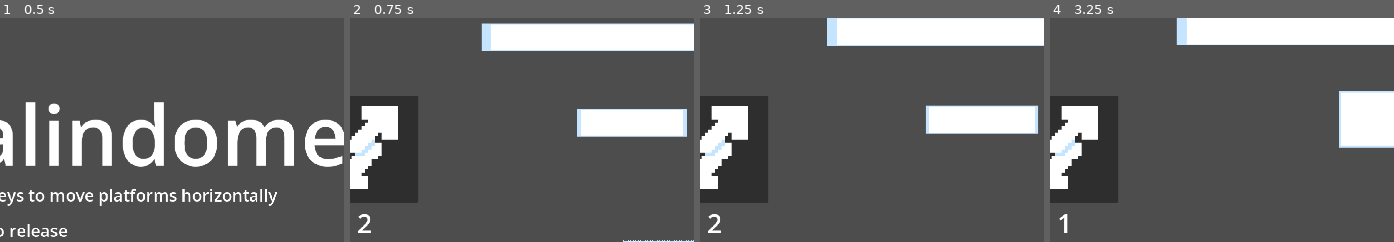
Above: before the commit, frames 1-4 (left to right).
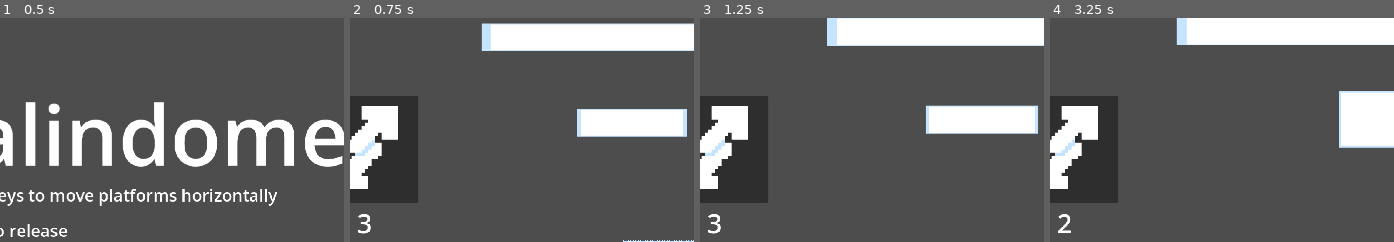
Above: after the commit, the same moments.

Repository: nullishew/game-jam-palindome
Game: Godot game, scene res://scenes/menu.tscn
Same seed, same stepped clock (60 frames per second), same inputs: the game is played once before the commit and once after it.
Inputs:
- Up to frame 1 (0.5 s): no input
- Up to frame 2 (0.75 s): click "Start" at 0.5 s
- Up to frame 3 (1.25 s): no input
- Up to frame 4 (3.25 s): tap Enter (ui_accept) at 1.25, 1.52, 2.27 s; hold Right (ui_right) 1.28-2.03 s; hold Left (ui_left) 2.03-2.78 s; hold Right (ui_right) from 2.78 s (still down)
The pictures show only the part of the screen within x 11-61%, y 2-52%; the shares and areas given below are measured in that part.

Frame 1 is identical in both runs. In frame 2, 0.1% of the frame differs, in the area x 2-7%, y 87-97%; in frame 3, 0.1%; in frame 4, 0.2%, in the area x 2-7%, y 87-96%.

Commit message:
made game infinite

Diff:
--- a/scenes/game_over.tscn
+++ b/scenes/game_over.tscn
@@ -2,51 +2,64 @@
 
 [ext_resource type="Script" uid="uid://bq3w7qf1oq40d" path="res://scripts/game_over.gd" id="1_xeevv"]
 
-[node name="GameOver" type="CanvasLayer" unique_id=1361454001 node_paths=PackedStringArray("win_label", "lose_label", "menu_btn", "replay_btn")]
+[node name="GameOver" type="CanvasLayer" unique_id=1361454001 node_paths=PackedStringArray("turn_count_label", "menu_btn", "replay_btn")]
 script = ExtResource("1_xeevv")
-win_label = NodePath("Win Label")
-lose_label = NodePath("Lose Label")
+turn_count_label = NodePath("Label2")
 menu_btn = NodePath("Menu Button")
 replay_btn = NodePath("Replay Button")
 
 [node name="Lose Label" type="Label" parent="." unique_id=1809826703]
-visible = false
 anchors_preset = 10
 anchor_right = 1.0
 offset_bottom = 549.0
 grow_horizontal = 2
-theme_override_font_sizes/font_size = 200
+theme_override_font_sizes/font_size = 150
 text = "faaaack
 / (T_T) \\"
-horizontal_alignment = 1
-
-[node name="Win Label" type="Label" parent="." unique_id=1219819614]
-visible = false
-anchors_preset = 10
-anchor_right = 1.0
-offset_bottom = 549.0
-grow_horizontal = 2
-theme_override_font_sizes/font_size = 200
-text = "heheheha
-grrrrr"
 horizontal_alignment = 1
 
 [node name="Replay Button" type="Button" parent="." unique_id=713294060]
 anchors_preset = -1
 anchor_right = 0.15260416
 anchor_bottom = 0.16296296
-offset_left = 889.0
-offset_top = 596.0
-offset_right = 897.0
-offset_bottom = 604.0
+offset_left = 1053.0
+offset_top = 741.0
+offset_right = 1061.0
+offset_bottom = 749.0
 theme_override_font_sizes/font_size = 40
 text = "Replay"
 metadata/_edit_use_anchors_ = true
 
 [node name="Menu Button" type="Button" parent="." unique_id=1082587947]
-offset_left = 894.0
-offset_top = 825.0
-offset_right = 1151.0
-offset_bottom = 990.0
+offset_left = 595.0
+offset_top = 746.0
+offset_right = 852.0
+offset_bottom = 911.0
 theme_override_font_sizes/font_size = 40
 text = "Menu"
+
+[node name="Label" type="Label" parent="." unique_id=1800810477]
+anchors_preset = 14
+anchor_top = 0.5
+anchor_right = 1.0
+anchor_bottom = 0.5
+offset_top = -68.5
+offset_bottom = 68.5
+grow_horizontal = 2
+grow_vertical = 2
+theme_override_font_sizes/font_size = 60
+text = "your monstrosity lasted"
+horizontal_alignment = 1
+
+[node name="Label2" type="Label" parent="." unique_id=1050749010]
+anchors_preset = 14
+anchor_top = 0.5
+anchor_right = 1.0
+anchor_bottom = 0.5
+offset_top = 44.0
+offset_bottom = 181.0
+grow_horizontal = 2
+grow_vertical = 2
+theme_override_font_sizes/font_size = 100
+text = "67 turns"
+horizontal_alignment = 1
--- a/scripts/game.gd
+++ b/scripts/game.gd
@@ -19,7 +19,6 @@
 @export var invert_count_container: Control
 
 
-var _unused_pieces: Array[PieceSpawnConfig]
 var _piece_sequence: Array[PieceSpawnConfig] = []
 var _curr_piece_index: int = 0
 var _placed_pieces: Array[Piece] = []
@@ -68,7 +67,7 @@
 				return
 			resize_platforms()
 			_turn_count += 1
-			invert_count_label.text = str(wrap(-_turn_count, 0, 3))
+			invert_count_label.text = str(1 + wrap(-_turn_count, 0, 3))
 			if !_held_piece:
 				call_deferred("spawn_piece")
 		GameState.PLACE:
@@ -76,22 +75,19 @@
 		GameState.INVERT:
 			_place_timer = min_place_time
 			invert_count_container.modulate = Color(1, 0, 0, 0.5)
+			invert_count_label.visible = false
 			invert()
-		GameState.WIN:
-			GameManager.is_win = true
-			SceneManager.open_game_over_menu()
-			# print("you win")
 		GameState.LOSE:
-			GameManager.is_win = false
+			GameManager.turns_survived = _turn_count
 			SceneManager.open_game_over_menu()
 			# print("you lose")
-			pass
 	_state = state
 
 func _exit_state(state: GameState):
 	match state:
 		GameState.INVERT:
 			invert_count_container.modulate = Color(1, 1, 1, 1)
+			invert_count_label.visible = true
 
 func _physics_process(delta: float) -> void:
 	update_platform_size(delta)
--- a/scripts/game_manager.gd
+++ b/scripts/game_manager.gd
@@ -2,4 +2,4 @@
 
 var game: Game
 
-var is_win: bool = false
+var turns_survived: int
--- a/scripts/game_over.gd
+++ b/scripts/game_over.gd
@@ -1,7 +1,6 @@
 extends CanvasLayer
 
-@export var win_label: Label
-@export var lose_label: Label
+@export var turn_count_label: Label
 @export var menu_btn: Button
 @export var replay_btn: Button
 
@@ -9,9 +8,4 @@
 func _ready() -> void:
 	menu_btn.pressed.connect(SceneManager.open_start_menu)
 	replay_btn.pressed.connect(SceneManager.start_game)
-	if GameManager.is_win:
-		lose_label.visible = false
-		win_label.visible = true
-	else:
-		lose_label.visible = true
-		win_label.visible = false
+	turn_count_label.text = str(GameManager.turns_survived) + " turns"
